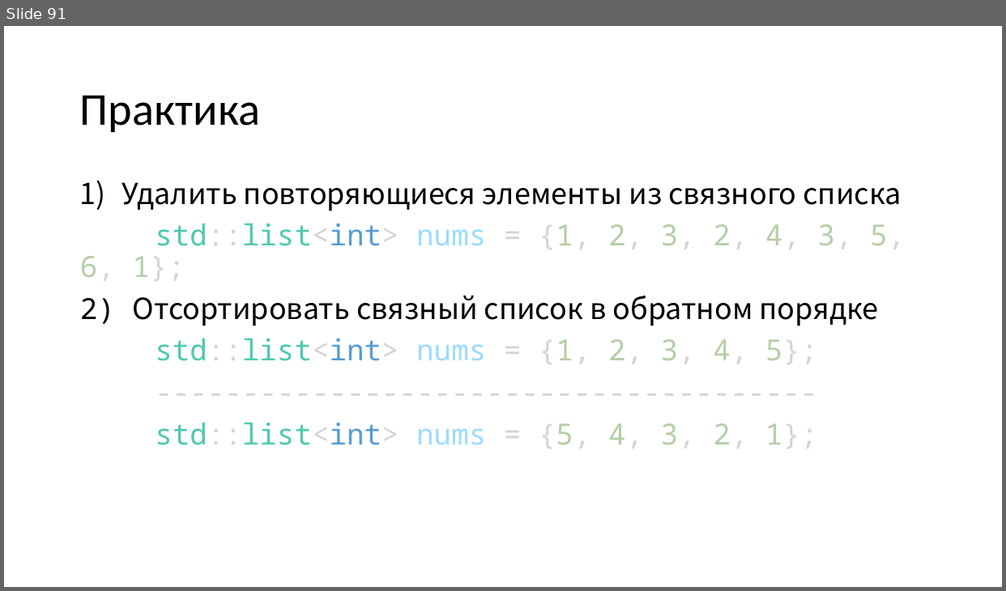
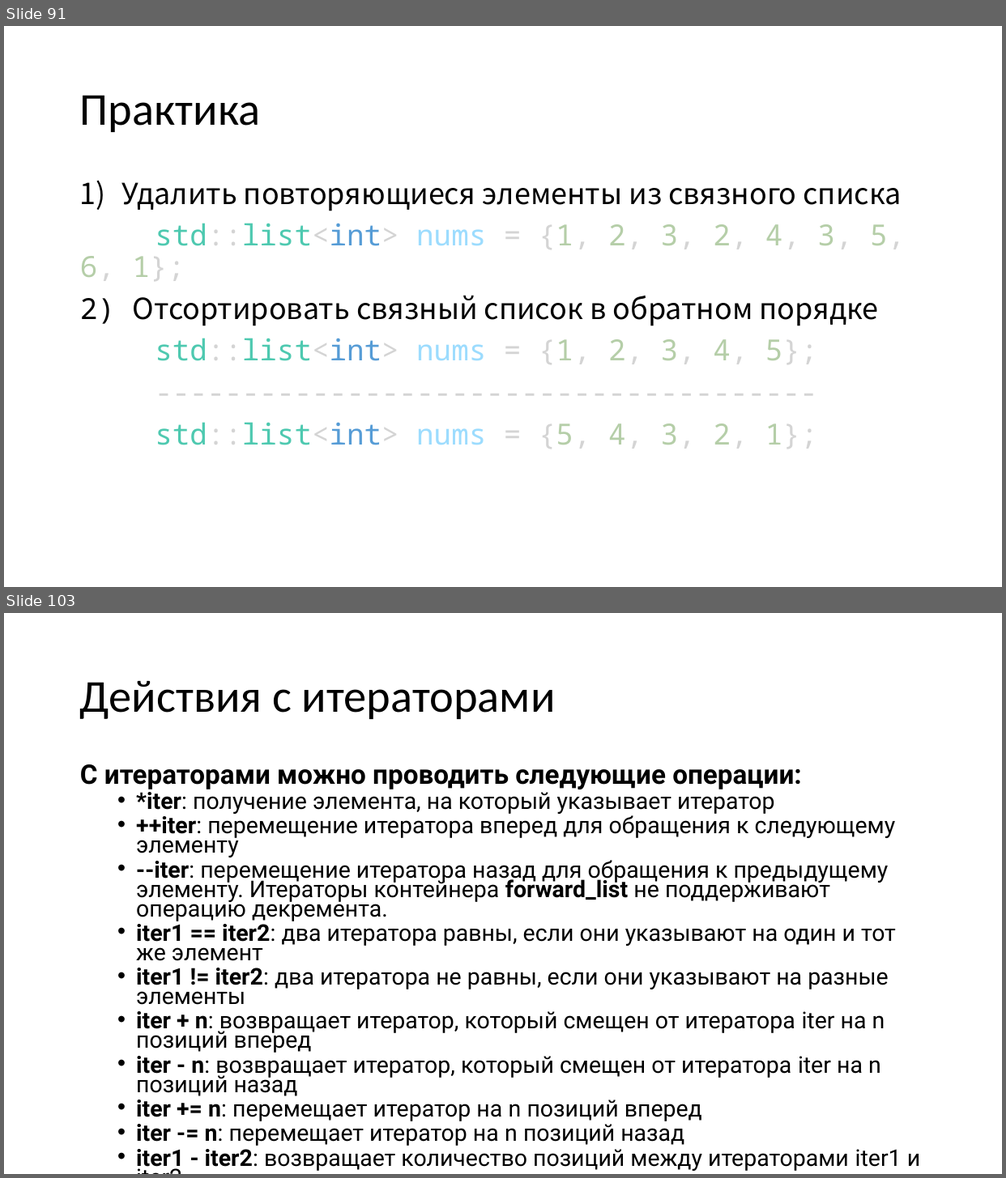
Before and after one commit to FloyzenCode/cpp-lectures, a slide deck: lecture8/lecture8.pptx. Shown one above the other, each under a label of ours: slide 91 before the commit, slides 91 and 103 after it; the slides between them are not shown. The pictures are 1006x591 and 1006x1178 pixels, drawn with LibreOffice and Linux fonts; fonts in the diff are those of the drawing. Boxes give left, top, right and bottom in pixels: in the first picture for what was removed or moved away, otherwise in the second. Text is boxed around its words. In the diff, an @@ line names an element or a change of style, - is before the commit and + after.

```diff
--- a/lecture8/lecture8.pptx
+++ b/lecture8/lecture8.pptx
@@ slide 103 added at [4, 613, 1002, 1174], background #FFFFFF @@
@@ title added at [80, 681, 556, 719], 44 pt, text #000000 @@
+Действия с итераторами
@@ text added at [80, 764, 896, 1146], 22.2 pt, text #000000 @@
+С итераторами можно проводить следующие операции:
+  • *iter: получение элемента, на который указывает итератор
+  • ++iter: перемещение итератора вперед для обращения к следующему элементу
+  • --iter: перемещение итератора назад для обращения к предыдущему элементу. Итераторы контейнера forward_list не поддерживают операцию декремента.
+  • iter1 == iter2: два итератора равны, если они указывают на один и тот же элемент
+  • iter1 != iter2: два итератора не равны, если они указывают на разные элементы
+  • iter + n: возвращает итератор, который смещен от итератора iter на n позиций вперед
+  • iter - n: возвращает итератор, который смещен от итератора iter на n позиций назад
+  • iter += n: перемещает итератор на n позиций вперед
+  • iter -= n: перемещает итератор на n позиций назад
+  • iter1 - iter2: возвращает количество позиций между итераторами iter1 и iter2
```
Also in this commit, not shown: 1 slide changed, 30 other slides added, 3 other files.
